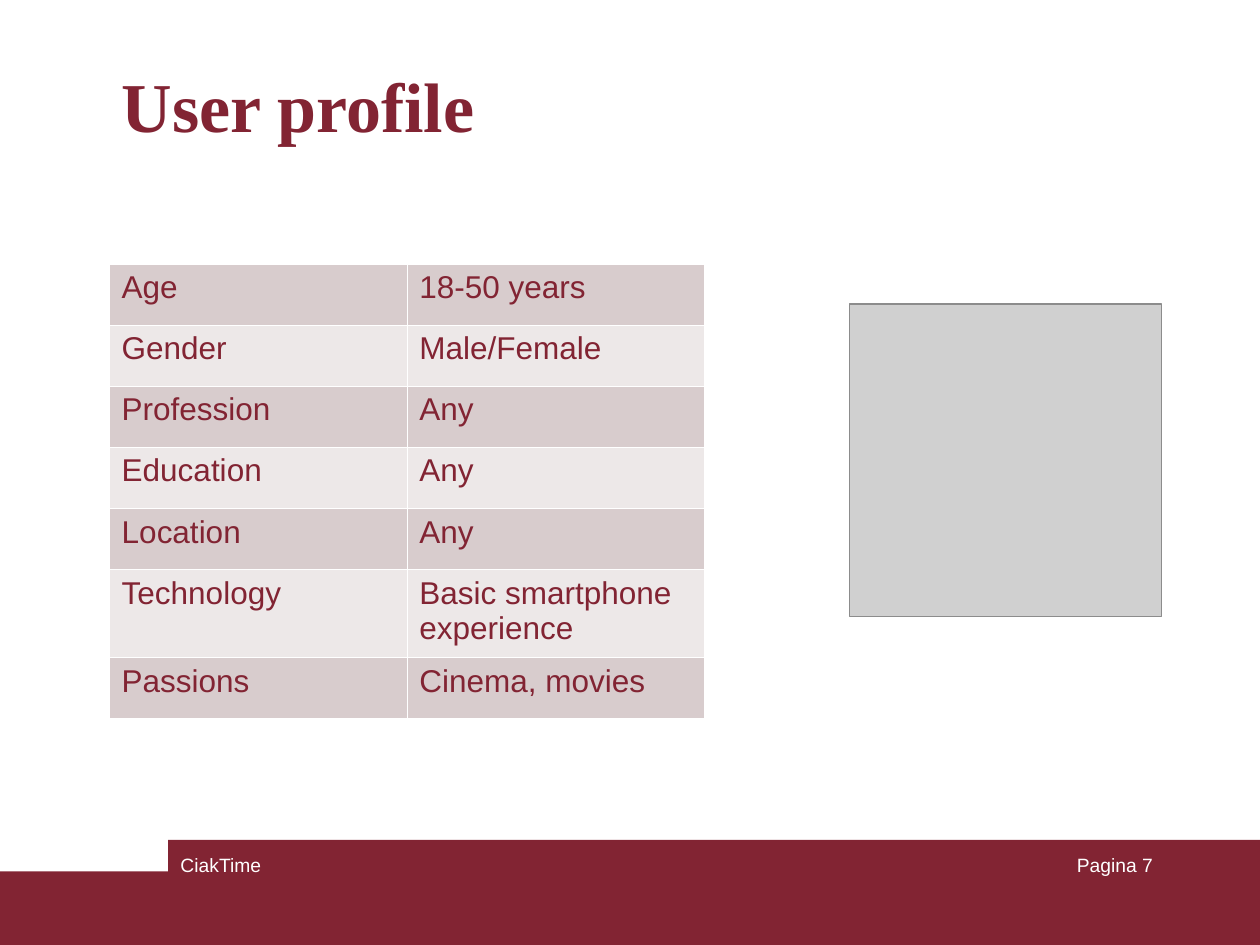
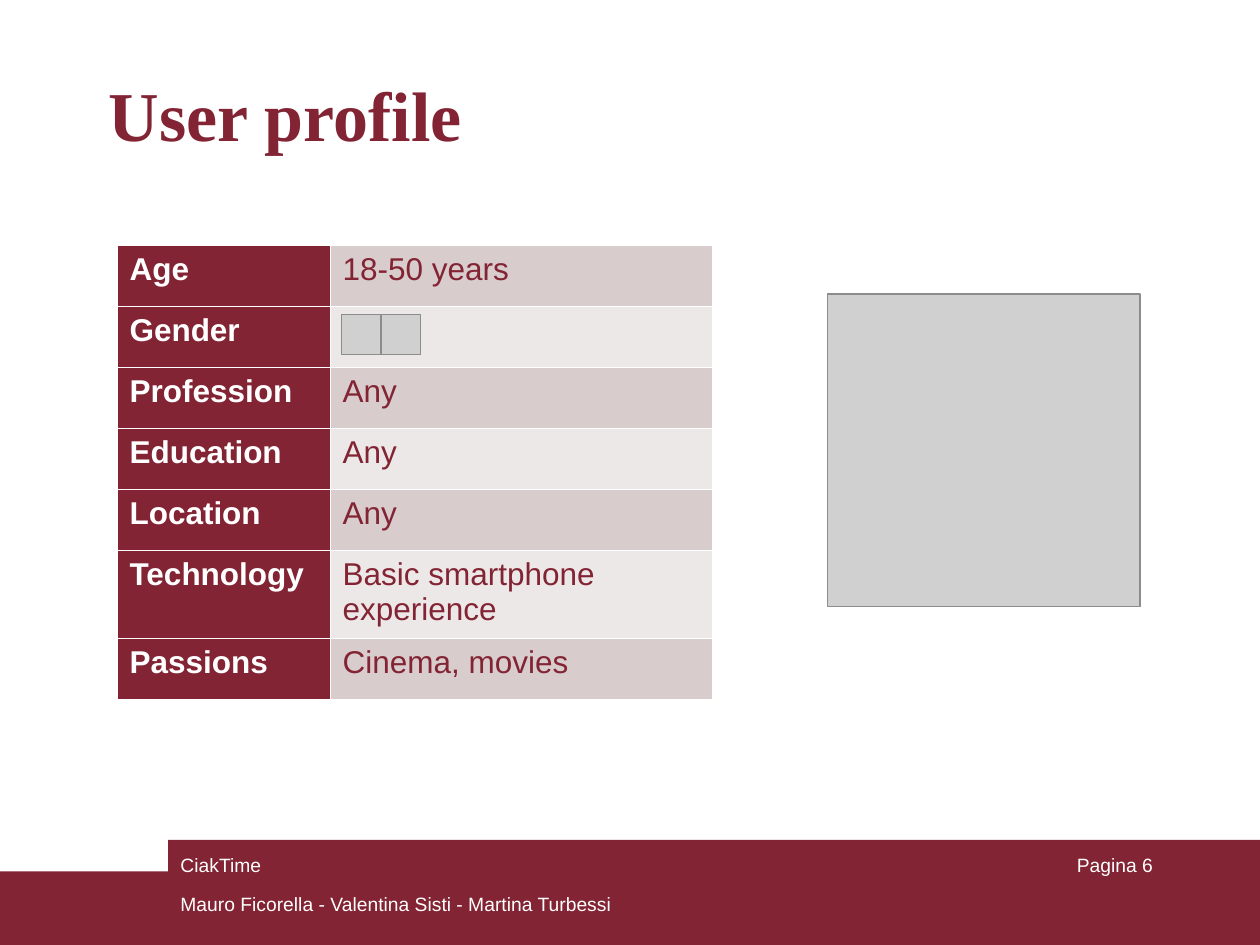
Before and after one commit to mauroficorella/Human-Computer-Interaction, a slide deck: slide 6 of Documentazione/presentazione.ppt (slide 7 before the commit). Drawn at 1260x945 pixels with LibreOffice and Linux fonts; fonts in the diff are those of the drawing; grey boxes stand for pictures. Boxes give left, top, right and bottom in pixels: in the first picture for what was removed or moved away, otherwise in the second. Text is boxed around its words. In the diff, an @@ line names an element or a change of style, - is before the commit and + after.

```diff
--- a/Documentazione/presentazione.ppt
+++ b/Documentazione/presentazione.ppt
@@ title "User profile": place and size @@
-title "User profile" at [122, 82, 475, 145]
+title "User profile" at [109, 91, 462, 154]
@@ table at [117, 246, 712, 701] @@
-row 2, column 2: Male/Female
+row 2, column 2: 
@@ fill #D8CCCD to #822433 in 4 cells @@
@@ fill #EDE8E8 to #822433 in 3 cells @@
@@ text colour #822433 to #FFFFFF, bold on in "Age", "Gender", "Profession", "Education" and 3 more places @@
@@ table: place and size @@
-table at [110, 265, 704, 719]
+table at [117, 246, 712, 701]
@@ picture: place and size @@
-picture at [849, 304, 1162, 616]
+picture at [828, 294, 1140, 606]
@@ picture added at [341, 315, 381, 354] @@
@@ picture added at [381, 315, 421, 354] @@
@@ page number at [1077, 858, 1153, 876]: text changed @@
-Pagina 7
+Pagina 6
@@ text added at [180, 897, 611, 911], 11 pt, text #FFFFFF @@
+Mauro Ficorella - Valentina Sisti - Martina Turbessi
```
Also in this commit, not shown: 7 other slides changed, 1 slide removed.
